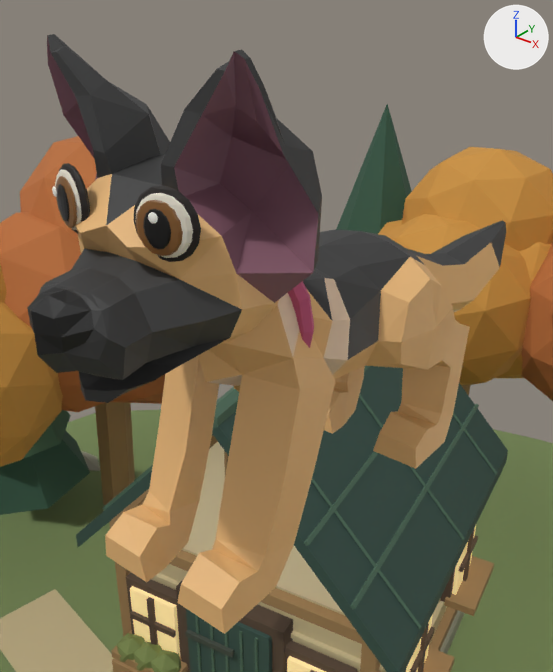
The glTF model public/models/alderwick-island.glb: old version first, new version second.
Both versions are drawn from a 50 mm camera at (-0.083, -2.521, 4.091) aimed at (-0.565, -1.917, 3.717). Every picture has the same lights, and +X, +Y and +Z are marked at upper right. The picture after the commit comes second. Where no turn or scale is listed for an object, it has been applied to the vertices.

Objects in the first picture: 'KhloeCube_0', 'KhloeCube_2', 'KhloeCube_3', 'KhloeEyeIris', 'KhloeEyeIris.001', 'KhloeEyePupil', 'KhloeEyePupil.001', 'KhloeEyeSocket', 'KhloeEyeSocket.001', 'KhloeEyeSpark', 'KhloeEyeSpark.001', 'KhloeEyeWhite', 'KhloeEyeWhite.001', 'TreeBreeze_0__leaf_orange', 'TreeBreeze_12__leaf_pine', 'TreeBreeze_1__leaf_gold', 'TreeBreeze_3__leaf_gold', 'grass_ground', 'roof_green', 'sand', 'wood', 'wood_light' and 17 more.
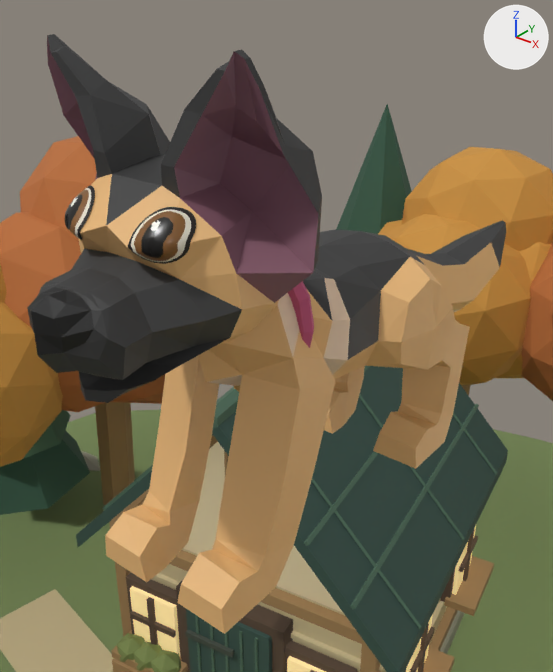
Changed parts and their boxes (x1, y1, x2, y2) in the pictures (553 x 672 px):
'KhloeEyeSocketRight', added: after (128, 207, 196, 264)
'KhloeEyeIris.001', deleted (brown): before (136, 200, 183, 256)
'KhloeEyeSocket.001', deleted (black): before (133, 185, 201, 262)
'KhloeEyeSocketLeft', added: after (64, 185, 95, 240)
'KhloeEyeWhite.001', deleted (pale yellow): before (135, 193, 193, 258)
'KhloeEyePupil.001', deleted (black): before (143, 209, 171, 249)
'KhloeEyeSocket', deleted (black): before (59, 163, 90, 233)
'KhloeEyeIris', deleted (brown): before (56, 176, 77, 228)
'KhloeEyeWhite', deleted: before (55, 170, 82, 230)
'KhloeEyePupil', deleted: before (57, 184, 69, 222)
'KhloeEyeSpark.001', deleted: before (148, 212, 158, 223)
'KhloeEyeSpark', deleted: before (52, 186, 57, 197)

The change, as a diff of the scene's bpy script:
```diff
--- a/public/models/alderwick-island.glb.py
+++ b/public/models/alderwick-island.glb.py
@@ me_khloefittedeyemesh_001 @@
+me_khloefittedeyemesh_001.from_pydata(...)  # 513 vertices, 992 faces; spans x 0.0387..0.0989, y -0.2364..-0.1824, z 3.7745..3.8315
+# faces by material slot: [201, 256, 256, 256, 23]
+me_khloefittedeyemesh_001.materials.append(mat_khloepupils)  # black #100d0a
+me_khloefittedeyemesh_001.materials.append(mat_khloeambereyes)  # brown #84592c
+me_khloefittedeyemesh_001.materials.append(mat_khloeeyewhite)  # pale yellow #e5decd
+me_khloefittedeyemesh_001.materials.append(mat_khloeeyerim)  # black #1f1916
+me_khloefittedeyemesh_001.materials.append(mat_khloeeyeglint)  # white #fffdf5
@@ me_khloefittedeyemesh @@
+me_khloefittedeyemesh.from_pydata(...)  # 513 vertices, 992 faces; spans x -0.0989..-0.0387, y -0.2364..-0.1824, z 3.7745..3.8315
+# faces by material slot: [201, 256, 256, 256, 23]
+me_khloefittedeyemesh.materials.append(mat_khloepupils)  # black #100d0a
+me_khloefittedeyemesh.materials.append(mat_khloeambereyes)  # brown #84592c
+me_khloefittedeyemesh.materials.append(mat_khloeeyewhite)  # pale yellow #e5decd
+me_khloefittedeyemesh.materials.append(mat_khloeeyerim)  # black #1f1916
+me_khloefittedeyemesh.materials.append(mat_khloeeyeglint)  # white #fffdf5
@@ ob_khloeeyeiris @@
-ob_khloeeyeiris = bpy.data.objects.new('KhloeEyeIris', me_sphere_002)
-ob_khloeeyeiris.location = (-0.74, -1.77, 0.024)
@@ ob_khloeeyeiris_001 @@
-ob_khloeeyeiris_001 = bpy.data.objects.new('KhloeEyeIris.001', me_sphere_007)
-ob_khloeeyeiris_001.location = (-0.74, -1.77, 0.024)
@@ ob_khloeeyepupil @@
-ob_khloeeyepupil = bpy.data.objects.new('KhloeEyePupil', me_sphere_003)
-ob_khloeeyepupil.location = (-0.74, -1.77, 0.024)
@@ ob_khloeeyepupil_001 @@
-ob_khloeeyepupil_001 = bpy.data.objects.new('KhloeEyePupil.001', me_sphere_008)
-ob_khloeeyepupil_001.location = (-0.74, -1.77, 0.024)
@@ ob_khloeeyesocket @@
-ob_khloeeyesocket = bpy.data.objects.new('KhloeEyeSocket', me_sphere)
-ob_khloeeyesocket.location = (-0.74, -1.77, 0.024)
@@ ob_khloeeyesocket_001 @@
-ob_khloeeyesocket_001 = bpy.data.objects.new('KhloeEyeSocket.001', me_sphere_005)
-ob_khloeeyesocket_001.location = (-0.74, -1.77, 0.024)
@@ ob_khloeeyespark @@
-ob_khloeeyespark = bpy.data.objects.new('KhloeEyeSpark', me_sphere_004)
-ob_khloeeyespark.location = (-0.74, -1.77, 0.024)
@@ ob_khloeeyespark_001 @@
-ob_khloeeyespark_001 = bpy.data.objects.new('KhloeEyeSpark.001', me_sphere_009)
-ob_khloeeyespark_001.location = (-0.74, -1.77, 0.024)
@@ ob_khloeeyewhite @@
-ob_khloeeyewhite = bpy.data.objects.new('KhloeEyeWhite', me_sphere_001)
-ob_khloeeyewhite.location = (-0.74, -1.77, 0.024)
@@ ob_khloeeyewhite_001 @@
-ob_khloeeyewhite_001 = bpy.data.objects.new('KhloeEyeWhite.001', me_sphere_006)
-ob_khloeeyewhite_001.location = (-0.74, -1.77, 0.024)
@@ ob_khloeeyesocketright @@
+ob_khloeeyesocketright = bpy.data.objects.new('KhloeEyeSocketRight', me_khloefittedeyemesh_001)
+ob_khloeeyesocketright.location = (-0.74, -1.77, 0.024)
@@ ob_khloeeyesocketleft @@
+ob_khloeeyesocketleft = bpy.data.objects.new('KhloeEyeSocketLeft', me_khloefittedeyemesh)
+ob_khloeeyesocketleft.location = (-0.74, -1.77, 0.024)
```
